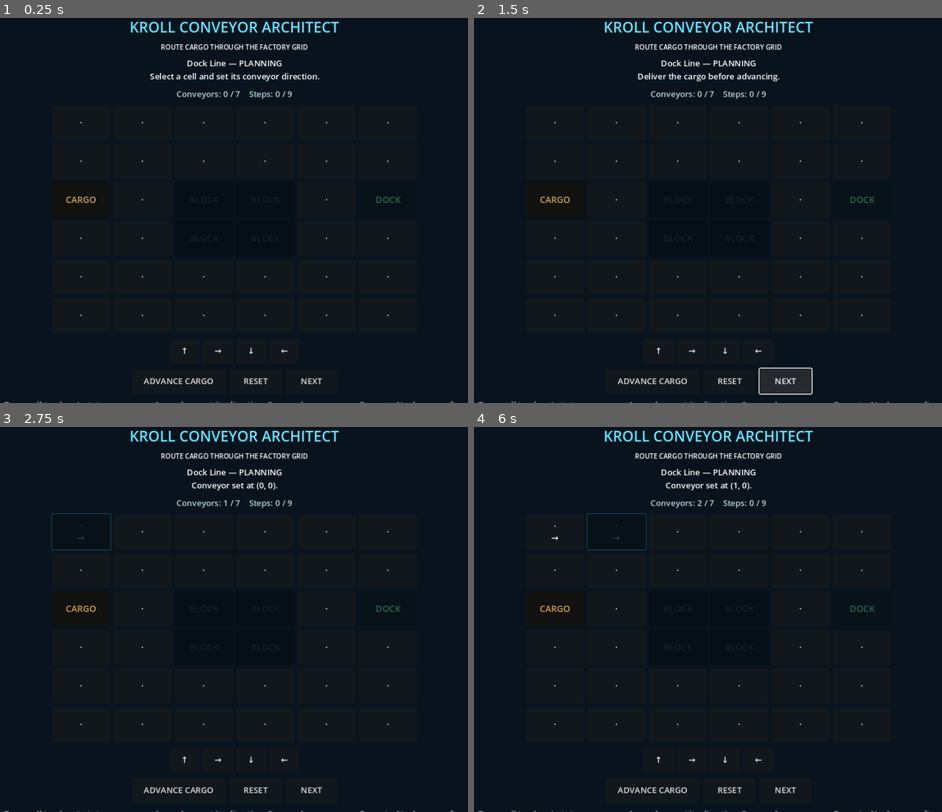
Above: before the commit, frames 1-4 (two rows, left to right).
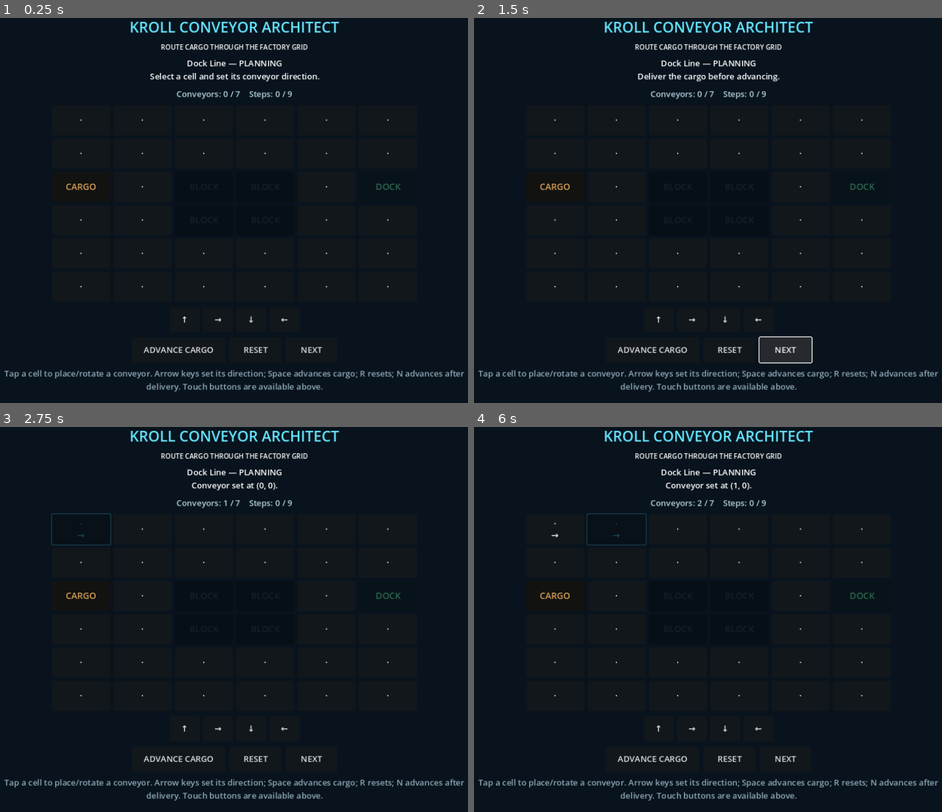
Above: after the commit, the same moments.

Repository: qaqp980520-prog/2126-Survival
Game: Godot game, scene res://main.tscn
Same seed, same stepped clock (60 frames per second), same inputs: the game is played once before the commit and once after it.
Inputs:
- Up to frame 1 (0.25 s): no input
- Up to frame 2 (1.5 s): click "NEXT" at 0.5 s; click "NEXT" at 1.25 s
- Up to frame 3 (2.75 s): click "·" at 2 s
- Up to frame 4 (6 s): click "· →" at 2.75 s; click "· ↓" at 3.5 s; click "· ←" at 4.25 s; click "· ↑" at 5 s; click "·" at 5.75 s

The runs differ from the first frame. In frame 1, 2.2% of the frame differs, in the area x 0-100%, y 26-100%; in frame 2, 3.3%; in frame 3, 2.3%; in frame 4, 2.3%.

Commit message:
Run 75: harden keyboard event typing and compact board layout

Diff:
--- a/daily_games/KROLL_Conveyor_Architect/main.gd
+++ b/daily_games/KROLL_Conveyor_Architect/main.gd
@@ -61,7 +61,7 @@
 		for x in range(RulesScript.GRID_WIDTH):
 			var cell := Vector2i(x, y)
 			var button := Button.new()
-			button.custom_minimum_size = Vector2(112.0, 68.0)
+			button.custom_minimum_size = Vector2(112.0, 58.0)
 			button.add_theme_font_size_override("font_size", 17)
 			button.pressed.connect(_on_cell_pressed.bind(cell))
 			board.add_child(button)
@@ -103,9 +103,9 @@
 	column.add_child(help)
 
 func _unhandled_input(event: InputEvent) -> void:
-	if not (event is InputEventKey) or not event.pressed or event.echo:
+	var key_event := event as InputEventKey
+	if key_event == null or not key_event.pressed or key_event.echo:
 		return
-	var key_event := event as InputEventKey
 	match key_event.keycode:
 		KEY_UP, KEY_W:
 			_set_selected_direction(RulesScript.DIRECTION_UP)
